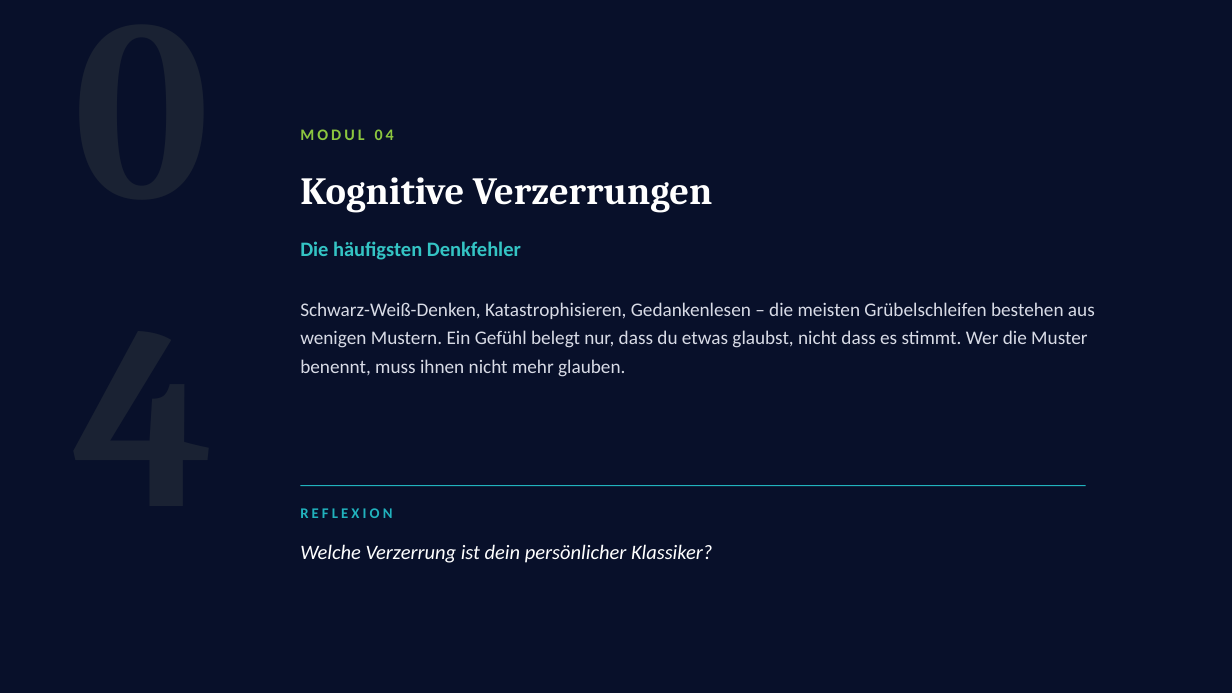
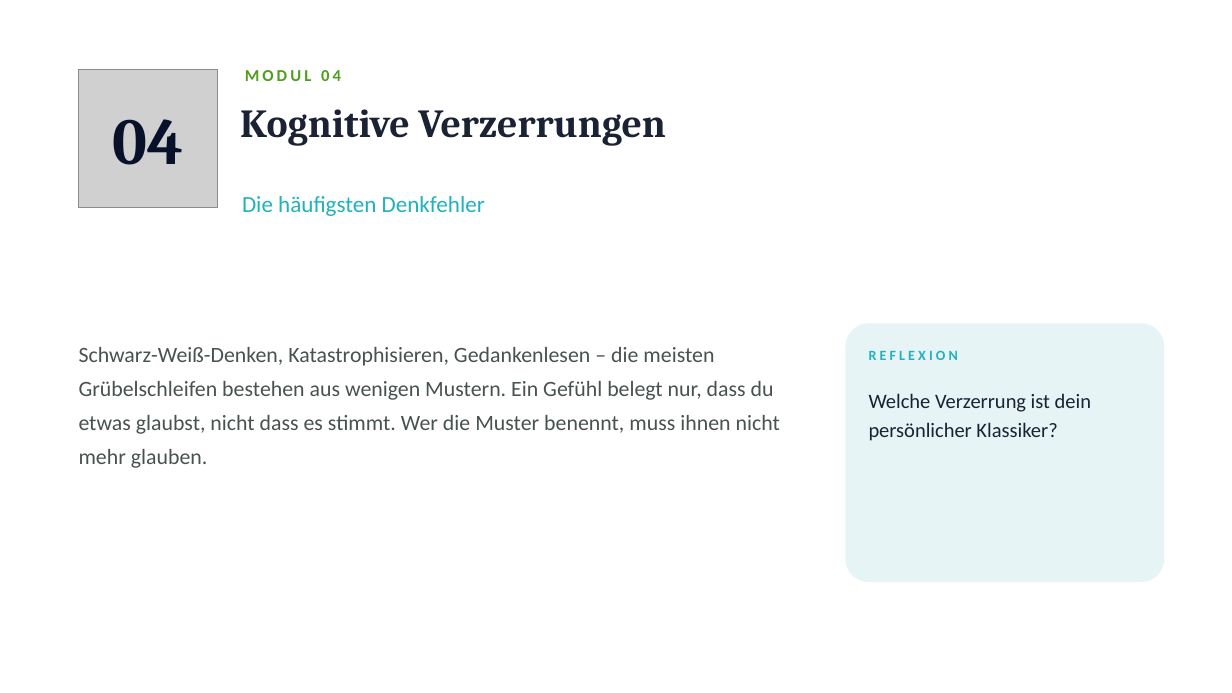
Before and after one commit to Heiko888/werdemeisterdeinergedanken, a slide deck: slide 11 of content/vorlagen/workshop/WMDG-Workshop-Deinen-Kopf-durchdenken.pptx. Drawn at 1232x693 pixels with LibreOffice and Linux fonts; fonts in the diff are those of the drawing; grey boxes stand for pictures. Boxes give left, top, right and bottom in pixels: in the first picture for what was removed or moved away, otherwise in the second. Text is boxed around its words. In the diff, an @@ line names an element or a change of style, - is before the commit and + after.

```diff
--- a/content/vorlagen/workshop/WMDG-Workshop-Deinen-Kopf-durchdenken.pptx
+++ b/content/vorlagen/workshop/WMDG-Workshop-Deinen-Kopf-durchdenken.pptx
@@ background #08102A to #FFFFFF @@
@@ text "04" at (x1=112, y1=119, x2=183, y2=165): vertical alignment top to middle @@
@@ picture added at (x1=79, y1=69, x2=217, y2=208) @@
@@ text at (x1=245, y1=70, x2=341, y2=81): text changed; size 200 to 13 pt; font Cambria to Calibri; text colour #1A2233 to #4F9E1C @@
-04
+MODUL 04
@@ text "MODUL 04" at (x1=245, y1=70, x2=341, y2=81): vertical alignment middle to top @@
@@ text at (x1=112, y1=119, x2=183, y2=165): text changed; size 12.5 to 51 pt; font Calibri to Cambria; text colour #8CC63F to #08102A @@
-MODUL 04
+04
@@ text "Kognitive Verzerrungen" moved from (x1=300, y1=177, x2=713, y2=213) to (x1=240, y1=109, x2=666, y2=146) @@
@@ text "Kognitive Verzerrungen" at (x1=240, y1=109, x2=666, y2=146): size 30 to 31 pt, text colour #FFFFFF to #1A2233; line spacing 1 to 1.02 @@
@@ text "Die häufigsten Denkfehler" moved from (x1=300, y1=241, x2=521, y2=260) to (x1=242, y1=196, x2=485, y2=216) @@
@@ text "Die häufigsten Denkfehler" at (x1=242, y1=196, x2=485, y2=216): size 16 to 18 pt, text colour #34C4C4 to #21B2BD, bold off @@
@@ rounded rectangle added at (x1=846, y1=323, x2=1165, y2=582), fill #E7F4F5 @@
@@ text "Schwarz-Weiß-Denken, Katastrophisieren, Gedankenlesen – die ..." moved from (x1=300, y1=302, x2=1095, y2=377) to (x1=79, y1=347, x2=780, y2=468) @@
@@ text "Schwarz-Weiß-Denken, Katastrophisieren, Gedankenlesen – die ..." at (x1=79, y1=347, x2=780, y2=468): size 15 to 17 pt, text colour #D8DBE6 to #48524E; line spacing 1.25 to 1.3 @@
@@ text "REFLEXION" moved from (x1=300, y1=508, x2=392, y2=518) to (x1=869, y1=350, x2=958, y2=360) @@
@@ text "REFLEXION" at (x1=869, y1=350, x2=958, y2=360): size 11.5 to 11 pt @@
@@ text "Welche Verzerrung ist dein persönlicher ..." moved from (x1=300, y1=544, x2=712, y2=563) to (x1=869, y1=393, x2=1091, y2=441) @@
@@ text "Welche Verzerrung ist dein persönlicher ..." at (x1=869, y1=393, x2=1091, y2=441): text colour #FFFFFF to #1A2233, italic off; line spacing 1.12 to 1.18 @@
@@ rectangle removed at (x1=300, y1=485, x2=1086, y2=486) @@
```
Also in this commit, not shown: 20 other slides changed, 25 other files.
